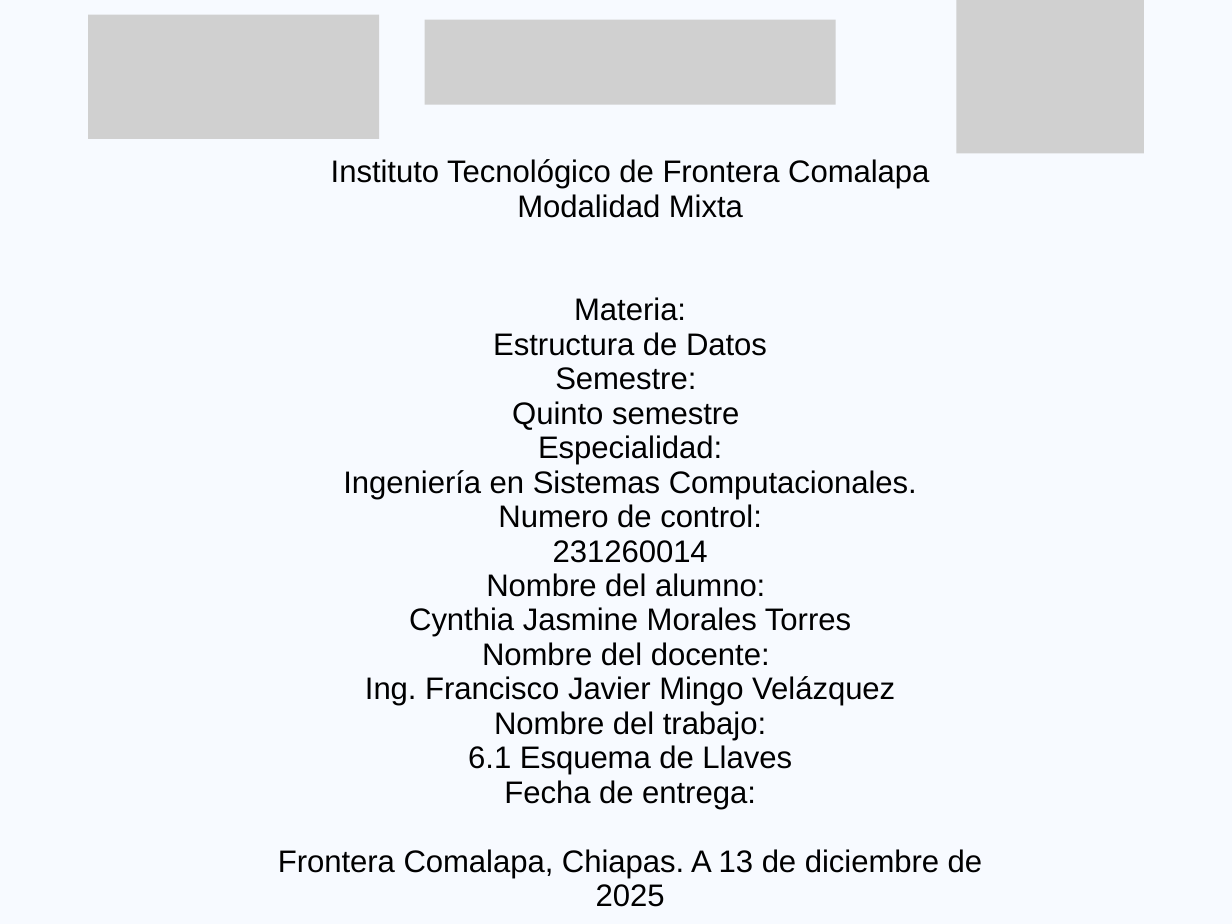
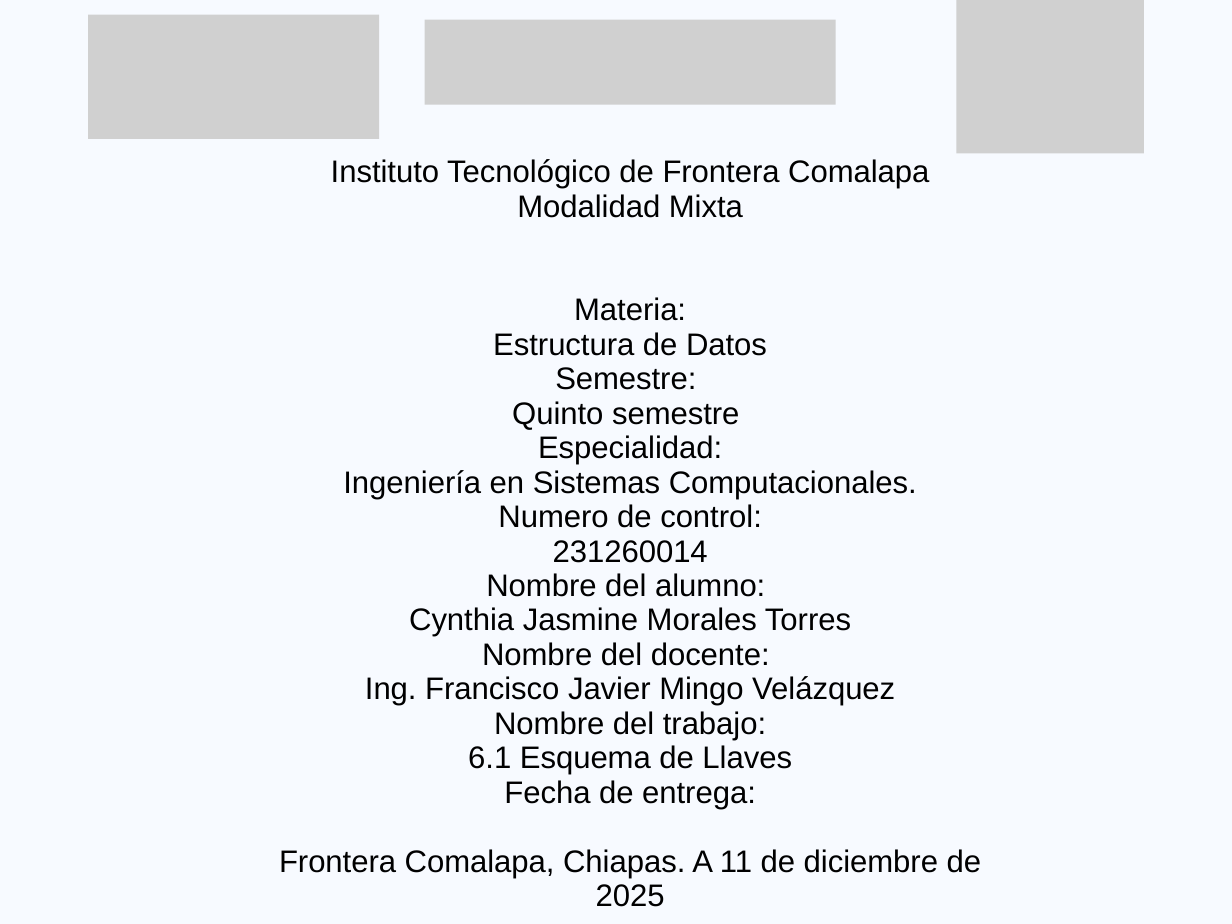
Before and after one commit to Cynthia21Morales/EstructuraDeDatos_CynthiaJasmineMT, a slide deck: slide 1 of ED-Tema-6/6.1 Esquema de Llaves_Cynthia Jasmine Morales Torres.pptx. Drawn at 1232x924 pixels with LibreOffice and Linux fonts; fonts in the diff are those of the drawing; grey boxes stand for pictures. Boxes give left, top, right and bottom in pixels: in the first picture for what was removed or moved away, otherwise in the second. Text is boxed around its words. In the diff, an @@ line names an element or a change of style, - is before the commit and + after.

```diff
--- a/ED-Tema-6/6.1 Esquema de Llaves_Cynthia Jasmine Morales Torres.pptx
+++ b/ED-Tema-6/6.1 Esquema de Llaves_Cynthia Jasmine Morales Torres.pptx
@@ text at [279,849,982,878]: text changed @@
-Frontera Comalapa, Chiapas. A 13 de diciembre de 2025
+Frontera Comalapa, Chiapas. A 11 de diciembre de 2025
```
Also in this commit, not shown: 38 other files.
